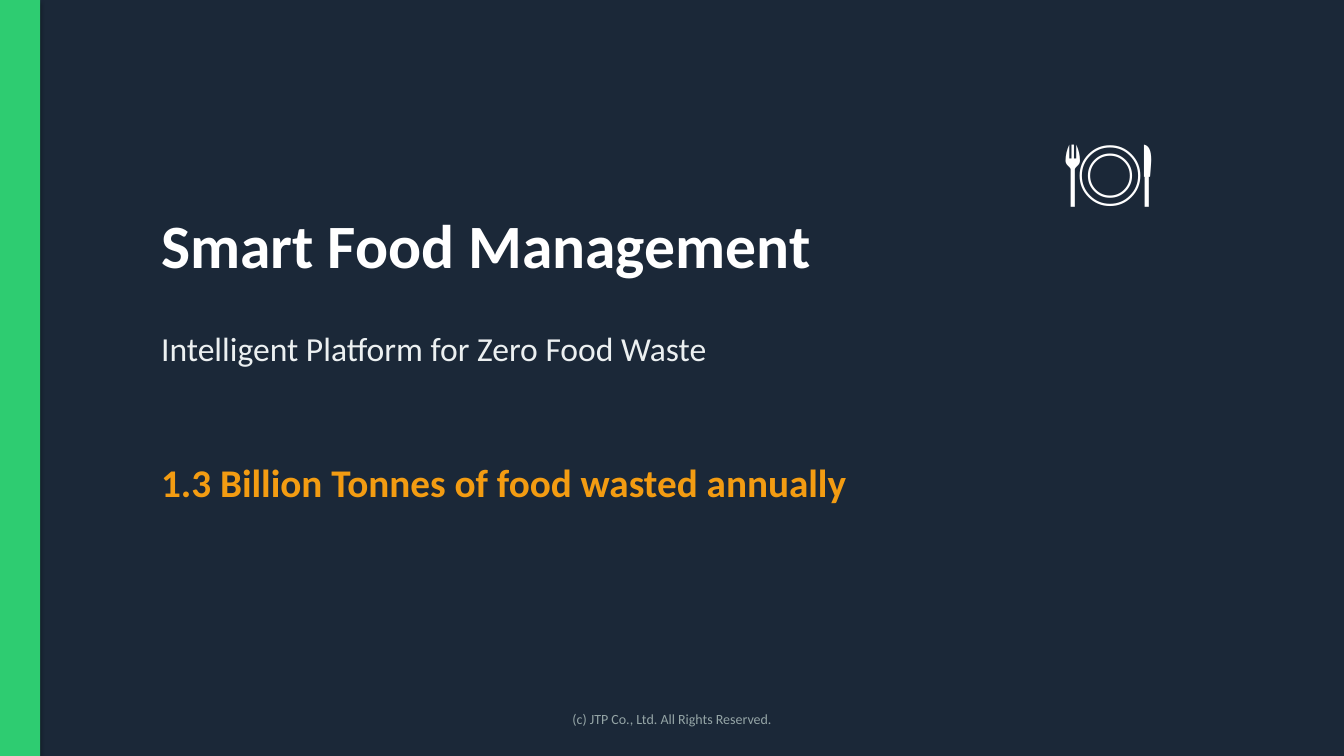
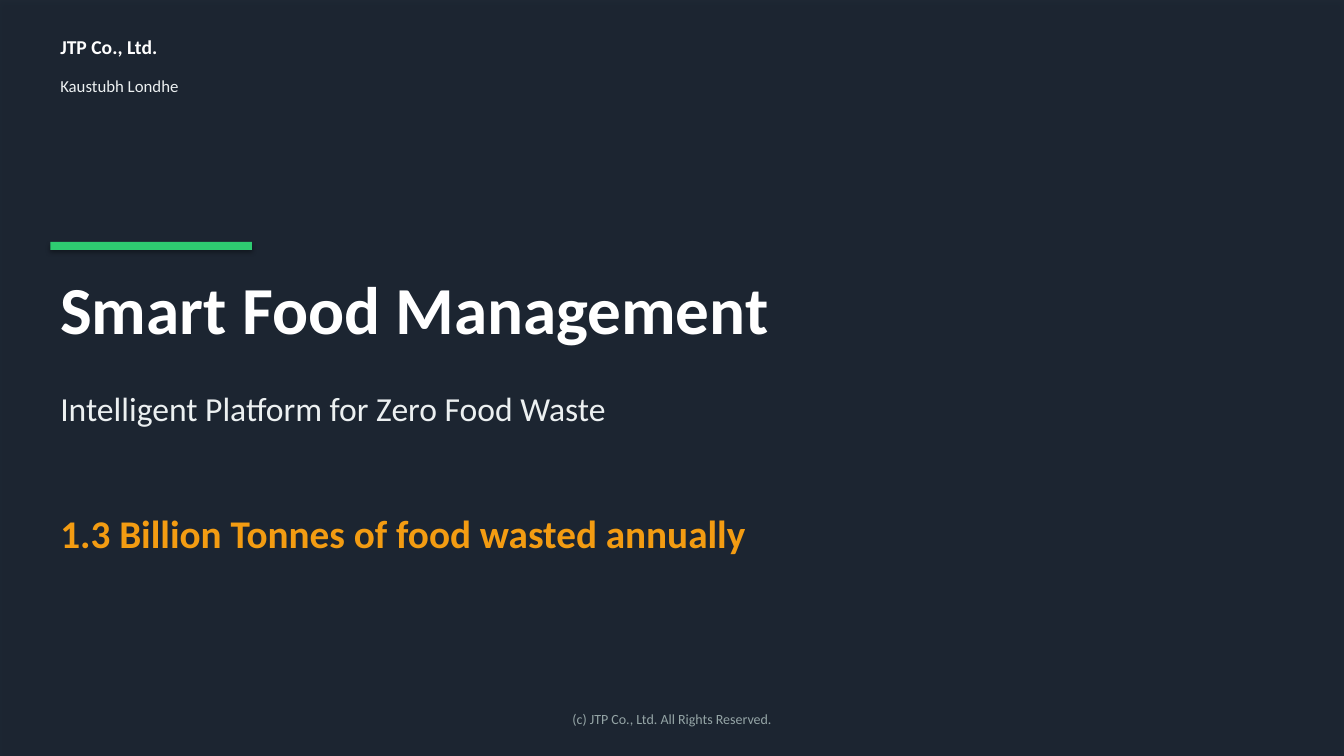
Before and after one commit to Kaustubh0410/kiro, a slide deck: slide 1 of SmartFoodManagement.pptx. Drawn at 1344x756 pixels with LibreOffice and Linux fonts; fonts in the diff are those of the drawing; background and template pictures are left out; a plain dark background stands for a picture behind light text. Boxes give left, top, right and bottom in pixels: in the first picture for what was removed or moved away, otherwise in the second. Text is boxed around its words. In the diff, an @@ line names an element or a change of style, - is before the commit and + after.

```diff
--- a/SmartFoodManagement.pptx
+++ b/SmartFoodManagement.pptx
@@ background #FFFFFF to picture (left out) @@
@@ rectangle at <box>0,0,1344,756</box>: fill #1B2838 to #1B2838 at 75% opacity @@
@@ rectangle removed at <box>0,0,40,756</box> @@
@@ text added at <box>60,40,157,57</box>, 14 pt, text #FFFFFF, bold @@
+JTP Co., Ltd.
@@ text added at <box>60,80,179,92</box>, 12 pt, text #ECF0F1 @@
+Kaustubh Londhe
@@ text removed at <box>958,101,1260,302</box> @@
-🍽️
@@ text "Smart Food Management": place and size @@
-text "Smart Food Management" at <box>161,224,810,279</box>
+text "Smart Food Management" at <box>60,287,768,346</box>
@@ text "Smart Food Management" at <box>60,287,768,346</box>: size 44 to 48 pt @@
@@ rectangle added at <box>50,242,252,250</box>, fill #2ECC71 @@
@@ text "Intelligent Platform for Zero Food ...": place and size @@
-text "Intelligent Platform for Zero Food ..." at <box>161,337,706,367</box>
+text "Intelligent Platform for Zero Food ..." at <box>60,397,605,427</box>
@@ text "1.3 Billion Tonnes of food ...": place and size @@
-text "1.3 Billion Tonnes of food ..." at <box>161,469,846,503</box>
+text "1.3 Billion Tonnes of food ..." at <box>60,520,745,554</box>
```
Also in this commit, not shown: 9 other slides changed, 12 other files.
